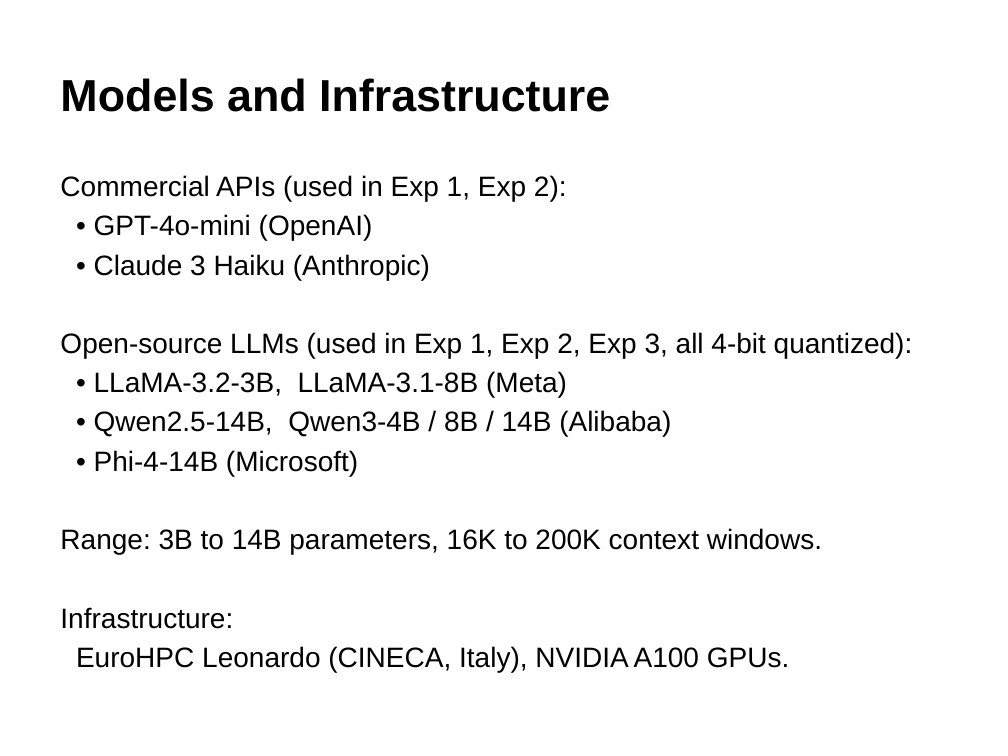
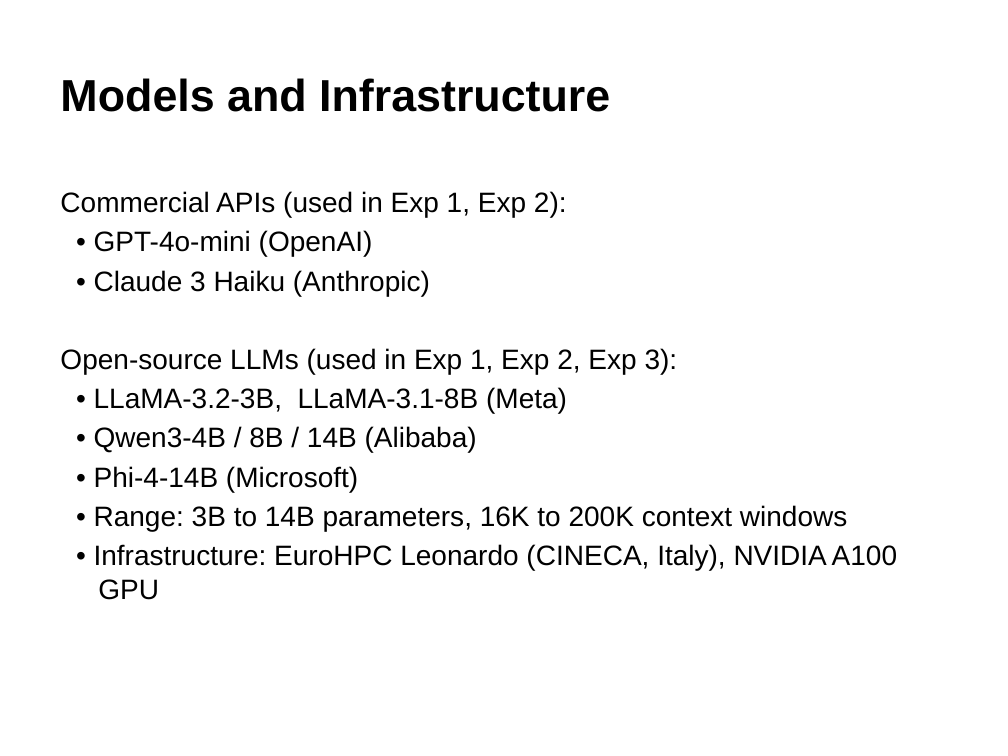
Before and after one commit to GiX007/mlp4cs, a slide deck: slide 10 of docs/presentation.pptx. Drawn at 1008x756 pixels with LibreOffice and Linux fonts; fonts in the diff are those of the drawing. Boxes give left, top, right and bottom in pixels: in the first picture for what was removed or moved away, otherwise in the second. Text is boxed around its words. In the diff, an @@ line names an element or a change of style, - is before the commit and + after.

```diff
--- a/docs/presentation.pptx
+++ b/docs/presentation.pptx
@@ text "Commercial APIs (used in Exp ...": place and size @@
-text "Commercial APIs (used in Exp ..." at [60, 175, 913, 672]
+text "Commercial APIs (used in Exp ..." at [60, 191, 897, 600]
@@ text at [60, 348, 678, 374]: text changed @@
-Open-source LLMs (used in Exp 1, Exp 2, Exp 3, all 4-bit quantized):
+Open-source LLMs (used in Exp 1, Exp 2, Exp 3):
@@ text at [94, 426, 477, 452]: text changed @@
-• Qwen2.5-14B, Qwen3-4B / 8B / 14B (Alibaba)
+• Qwen3-4B / 8B / 14B (Alibaba)
@@ text at [94, 505, 897, 600]: text changed @@
-Range: 3B to 14B parameters, 16K to 200K context windows.
-Infrastructure:
-EuroHPC Leonardo (CINECA, Italy), NVIDIA A100 GPUs.
+• Range: 3B to 14B parameters, 16K to 200K context windows
+• Infrastructure: EuroHPC Leonardo (CINECA, Italy), NVIDIA A100 GPU
```
Also in this commit, not shown: 9 other slides changed, 2 other files.
